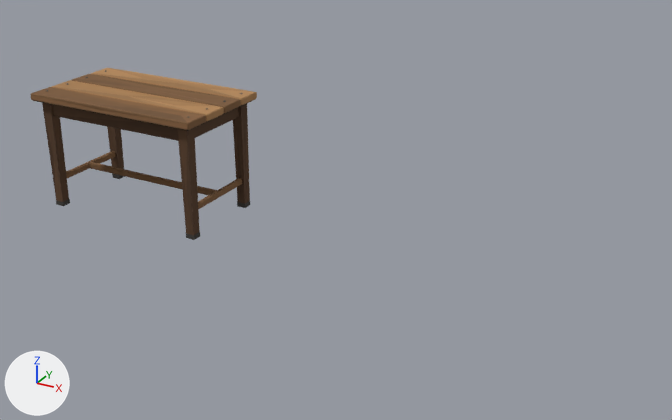
Two versions of the Blender file models/furniture/table_wood.blend, one commit apart.
Before and after are seen from a 50 mm lens placed at (4.3, -4.28, 2.39), pointed at (1.99, -0.07, 0.28). Arrows for +X, +Y and +Z are at lower left; the lights stay in place. The first picture is the older version.

Before the edit, the objects in view are built like this:
```python
me_table_wood_obedennyy_idle = bpy.data.meshes.new('table_wood_obedennyy_idle')
me_table_wood_obedennyy_idle.from_pydata(...)  # 623 vertices, 673 faces; spans x -0.6..0.6, y -0.35..0.35, z 0.0..0.753
me_table_wood_obedennyy_idle.materials.append(mat_palette)  # picture img_palette_png
ob_table_wood_obedennyy_idle = bpy.data.objects.new('table_wood_obedennyy_idle', me_table_wood_obedennyy_idle)
ob_table_wood_obedennyy_idle.location = (0.6, 0.0, 0.0)
```
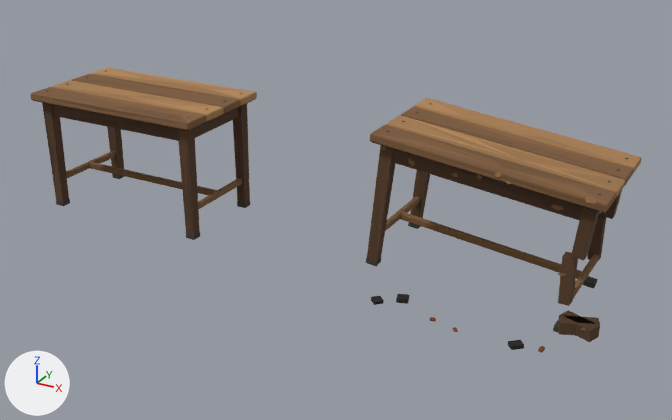
The edits, one by one:
Mesh me_table_wood_obedennyy_broken is new.
It has 921 vertices, 959 faces and spans x -0.551..0.735, y -0.558..0.35, z 0.0..0.877.
It uses material mat_palette (picture img_palette_png).
Object 'table_wood_obedennyy_broken' (ob_table_wood_obedennyy_broken) is new; it shows me_table_wood_obedennyy_broken.
Its location is (2.843, 0.0, 0.0).

Where the change shows, as pixel boxes [x1, y1, x2, y2] in the pictures (672 x 420 px):
'table_wood_obedennyy_broken', added (brown): after [366, 98, 642, 353]
